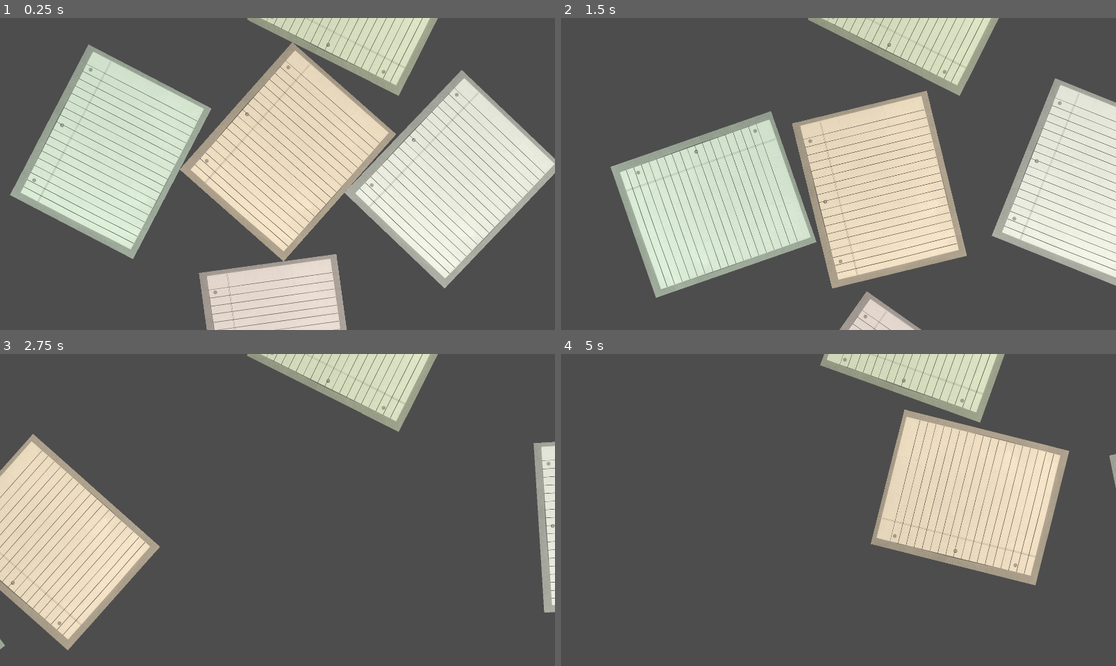
Above: before the commit, frames 1-4 (two rows, left to right).
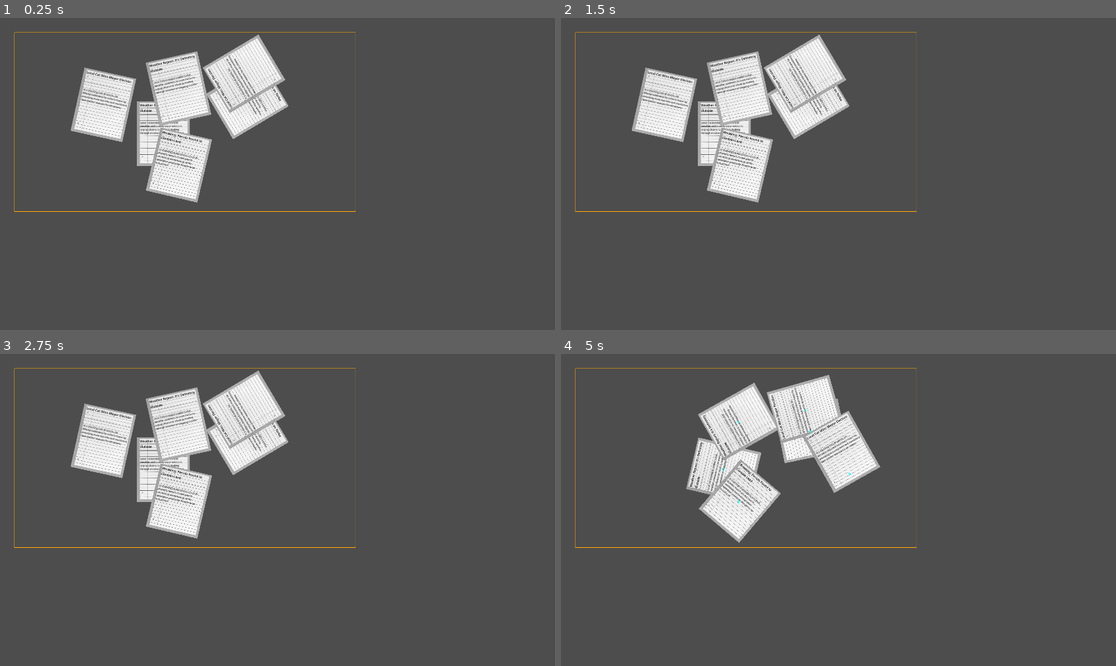
Above: after the commit, the same moments.

Repository: l33t5p34k3r/truth-lies-and-democracy
Game: Godot game, scene res://Scenes/paper_playground.tscn
Two runs of this game, one before a commit and one after it. Both use one fixed random seed, a clock stepped at 60 frames per second and the inputs below. This scene is started directly instead of the project's main scene.
Inputs (mouse positions are in pixels of both pictures, inside the frame that each line leads up to):
- Up to frame 1 (0.25 s): no input
- Up to frame 2 (1.5 s): tap Enter at 0.5 s; drag from (616, 74) to (849, 152) at 0.52 s; drag from (888, 192) to (694, 77) at 1.27 s
- Up to frame 3 (2.75 s): move the mouse to (66, 578) at 2.02 s; click (66, 578) at 2.17 s
- Up to frame 4 (5 s): drag from (810, 572) to (672, 463) at 2.77 s; move the mouse to (1005, 556) at 3.52 s; click (1005, 556) at 3.67 s; drag from (672, 463) to (844, 475) at 4.27 s

The runs differ from the first frame. In frame 1, 53% of the frame differs, in the area x 1-100%, y 0-100%; in frame 2, 49%; in frame 3, 28%; in frame 4, 27%.

Commit message:
Paper physics

Diff:
--- /dev/null
+++ b/fake_news_game_jam/Scenes/DebugDraw.gd
@@ -0,0 +1,150 @@
+# DebugDraw.gd - Global debug drawing system
+extends Node
+
+const DEBUG_ENABLED = true
+const VELOCITY_COLOR = Color.CYAN
+const FORCE_COLOR = Color.RED
+const IMPULSE_COLOR = Color.YELLOW
+const ACCELERATION_COLOR = Color.GREEN
+const POINT_COLOR = Color.MAGENTA
+
+var debug_lines: Array[Line2D] = []
+var debug_points: Array[Node2D] = []
+
+func _ready():
+	if not DEBUG_ENABLED:
+		return
+	set_process(true)
+
+func _process(_delta):
+	if not DEBUG_ENABLED:
+		return
+	clear_debug_lines()
+	clear_debug_points()
+
+func clear_debug_lines():
+	for line in debug_lines:
+		if is_instance_valid(line):
+			line.queue_free()
+	debug_lines.clear()
+
+func clear_debug_points():
+	for point in debug_points:
+		if is_instance_valid(point):
+			point.queue_free()
+	debug_points.clear()
+
+func draw_vector(start_pos: Vector2, vector: Vector2, color: Color = Color.WHITE, scale: float = 1.0, parent: Node2D = null):
+	if not DEBUG_ENABLED:
+		return
+
+	if parent == null:
+		parent = get_tree().current_scene
+
+	var line = Line2D.new()
+	line.width = 2.0
+	line.default_color = color
+	line.z_index = 100
+
+	var end_pos = start_pos + (vector * scale)
+	line.add_point(start_pos)
+	line.add_point(end_pos)
+
+	# Add arrowhead
+	if vector.length() > 0:
+		var arrow_size = 8.0
+		var direction = vector.normalized()
+		var perpendicular = Vector2(-direction.y, direction.x)
+
+		var arrow_point1 = end_pos - (direction * arrow_size) + (perpendicular * arrow_size * 0.5)
+		var arrow_point2 = end_pos - (direction * arrow_size) - (perpendicular * arrow_size * 0.5)
+
+		line.add_point(arrow_point1)
+		line.add_point(end_pos)
+		line.add_point(arrow_point2)
+
+	parent.add_child(line)
+	debug_lines.append(line)
+
+func draw_velocity(body: RigidBody2D, offset: Vector2 = Vector2.ZERO, scale: float = 0.1):
+	if not DEBUG_ENABLED:
+		return
+	draw_vector(body.global_position + offset, body.linear_velocity, VELOCITY_COLOR, scale, body.get_parent())
+
+func draw_force(start_pos: Vector2, force: Vector2, scale: float = 0.01, parent: Node2D = null):
+	if not DEBUG_ENABLED:
+		return
+	draw_vector(start_pos, force, FORCE_COLOR, scale, parent)
+
+func draw_impulse(start_pos: Vector2, impulse: Vector2, scale: float = 1.0, parent: Node2D = null):
+	if not DEBUG_ENABLED:
+		return
+	draw_vector(start_pos, impulse, IMPULSE_COLOR, scale, parent)
+
+func draw_acceleration(start_pos: Vector2, acceleration: Vector2, scale: float = 1.0, parent: Node2D = null):
+	if not DEBUG_ENABLED:
+		return
+	draw_vector(start_pos, acceleration, ACCELERATION_COLOR, scale, parent)
+
+func draw_point(pos: Vector2, color: Color = POINT_COLOR, size: float = 8.0, parent: Node2D = null):
+	if not DEBUG_ENABLED:
+		return
+
+	if parent == null:
+		parent = get_tree().current_scene
+
+	var point_marker = Node2D.new()
+	point_marker.position = pos
+	point_marker.z_index = 101
+
+	# Create cross-hair marker
+	var line1 = Line2D.new()
+	line1.width = 2.0
+	line1.default_color = color
+	line1.add_point(Vector2(-size, 0))
+	line1.add_point(Vector2(size, 0))
+
+	var line2 = Line2D.new()
+	line2.width = 2.0
+	line2.default_color = color
+	line2.add_point(Vector2(0, -size))
+	line2.add_point(Vector2(0, size))
+
+	# Create circle outline
+	var circle = Line2D.new()
+	circle.width = 1.5
+	circle.default_color = color
+	var segments = 16
+	for i in range(segments + 1):
+		var angle = (i * 2 * PI) / segments
+		var point = Vector2(cos(angle), sin(angle)) * size * 0.7
+		circle.add_point(point)
+
+	point_marker.add_child(line1)
+	point_marker.add_child(line2)
+	point_marker.add_child(circle)
+
+	parent.add_child(point_marker)
+	debug_points.append(point_marker)
+
+func draw_boundary(rect: Rect2, color: Color = Color.WHITE, parent: Node2D = null):
+	if not DEBUG_ENABLED:
+		return
+
+	if parent == null:
+		parent = get_tree().current_scene
+
+	var boundary_line = Line2D.new()
+	boundary_line.width = 2.0
+	boundary_line.default_color = color
+	boundary_line.z_index = 50
+
+	# Draw rectangle outline
+	boundary_line.add_point(rect.position)
+	boundary_line.add_point(Vector2(rect.position.x + rect.size.x, rect.position.y))
+	boundary_line.add_point(rect.position + rect.size)
+	boundary_line.add_point(Vector2(rect.position.x, rect.position.y + rect.size.y))
+	boundary_line.add_point(rect.position)  # Close the rectangle
+
+	parent.add_child(boundary_line)
+	debug_lines.append(boundary_line)
--- a/fake_news_game_jam/Scenes/paper.gd
+++ b/fake_news_game_jam/Scenes/paper.gd
@@ -17,56 +17,138 @@
 
 var is_being_dragged = false
 var drag_offset = Vector2.ZERO
+var glob_pos = Vector2.ZERO
+var mouse_pos_ = Vector2.ZERO
 var original_gravity_scale: float
 var input_area: Area2D
+var paper_size: Vector2
+
+var boundary_rect: Rect2 = Rect2(50, 50, 1180, 620)  # x, y, width, height
+var boundary_margin: float = 10.0  # Extra space for half paper size
+
+var news_headlines = [
+	"Local Cat Wins Mayor Election",
+	"Scientists Discover Coffee Beans Can Fly",
+	"Traffic Light Goes on Strike",
+	"Pizza Delivery Via Drone Causes Chaos",
+	"Weather Report: It's Definitely Outside",
+	"Breaking: Pencils Found to Contain Lead",
+	"Local Man Loses Keys in Own Pocket",
+	"Study Shows 100% of Studies Are Studies"
+]
+
+var news_content = [
+	"In a shocking turn of events, Mr. Whiskers defeated incumbent mayor by promising more nap time and mandatory laser pointer sessions for all citizens.",
+	"Researchers at the Institute of Caffeinated Sciences announced that coffee beans exhibit flight patterns when nobody is watching, explaining missing morning coffee.",
+	"The intersection's traffic light issued a formal complaint about working conditions, demanding better weather protection and longer lunch breaks.",
+	"Emergency services responded to seventeen reports of pizzas landing in unexpected locations after drone navigation systems confused 'delivery' with 'bombing run.'",
+	"Local meteorologist confirms that weather continues to occur outdoors, urging citizens to 'check by looking through windows or stepping outside.'",
+	"Archaeological expedition into desk drawers reveals ancient pencils containing mysterious graphite substance previously thought to be actual lead.",
+	"Area resident spent three hours searching for missing keys before discovering them in the very pocket he'd checked 47 times previously.",
+	"Groundbreaking meta-analysis confirms that research studies are indeed studies, revolutionizing the field of study identification and classification."
+]
+
 
 func _ready():
 	print("Paper created at position: ", position)
-
-	original_gravity_scale = gravity_scale
-	gravity_scale = 0
-
-	var sprite = Sprite2D.new()
-	sprite.texture = paper_texture
-	sprite.modulate = paper_color
-	add_child(sprite)
-
-	var collision_shape = CollisionShape2D.new()
-	var rect_shape = RectangleShape2D.new()
-
-	if paper_texture:
-		rect_shape.size = paper_texture.get_size()
-		print("Using texture size: ", rect_shape.size)
-	else:
-		rect_shape.size = Vector2(100, 140)
-		print("Using default size: ", rect_shape.size)
-
-	collision_shape.shape = rect_shape
-	add_child(collision_shape)
+	paper_size = $Sprite2D.texture.get_size() * $Sprite2D.scale.x
+	add_news_content()
+
+
+
+
+	#original_gravity_scale = gravity_scale
+	#gravity_scale = 0
+
+	#var sprite = Sprite2D.new()
+	#sprite.texture = paper_texture
+	#sprite.modulate = paper_color
+	#add_child(sprite)
+
+	#var collision_shape = CollisionShape2D.new()
+	#var rect_shape = RectangleShape2D.new()
+	#
+	#if paper_texture:
+		#rect_shape.size = paper_texture.get_size()
+		#print("Using texture size: ", rect_shape.size)
+	#else:
+		#rect_shape.size = Vector2(100, 140)
+		#print("Using default size: ", rect_shape.size)
+
+	#collision_shape.shape = rect_shape
+	#add_child(collision_shape)
 
 	# Create Area2D for input detection
-	input_area = Area2D.new()
-	var area_collision = CollisionShape2D.new()
-	var area_shape = RectangleShape2D.new()
-	area_shape.size = rect_shape.size
-	area_collision.shape = area_shape
-	input_area.add_child(area_collision)
-	add_child(input_area)
-
-	input_area.input_event.connect(_on_area_input_event)
-
-	linear_damp = 1.0
-	angular_damp = 0.1
+	#input_area = Area2D.new()
+	#var area_collision = CollisionShape2D.new()
+	#var area_shape = RectangleShape2D.new()
+	#area_shape.size = rect_shape.size
+	#area_collision.shape = area_shape
+	#input_area.add_child(area_collision)
+	#add_child(input_area)
+
+	#input_area.input_event.connect(_on_area_input_event)
+
+	#linear_damp = 1.0
+	#angular_damp = 0.1
 
 	print("Paper setup complete with Area2D input detection")
 
+
+func add_news_content():
+	var content_container = $Control
+	#content_container.size = paper_size
+	#content_container.position = Vector2(-paper_size.x * 0.5, -paper_size.y * 0.5)
+	#add_child(content_container)
+
+	var article_index = randi() % news_headlines.size()
+
+	# Headline
+	var headline = $Control/Label
+	headline.text = news_headlines[article_index]
+	#headline.position = Vector2(8, 8)
+	#headline.size = Vector2(paper_size.x - 16, 25)
+	headline.add_theme_font_size_override("font_size", 11)
+	headline.add_theme_color_override("font_color", Color.BLACK)
+	headline.autowrap_mode = TextServer.AUTOWRAP_WORD_SMART
+	headline.add_theme_stylebox_override("normal", create_headline_style())
+	#content_container.add_child(headline)
+
+	# Content
+	var content = $Control/RichTextLabel
+	content.text = news_content[article_index]
+	#content.position = Vector2(8, 38)
+	#content.size = Vector2(paper_size.x - 16, paper_size.y - 46)
+	content.add_theme_font_size_override("normal_font_size", 8)
+	content.add_theme_color_override("default_color", Color(0.2, 0.2, 0.2))
+	content.fit_content = true
+	content.bbcode_enabled = false
+	content.scroll_active = false
+	#content_container.add_child(content)
+
+func create_headline_style():
+	var style = StyleBoxFlat.new()
+	style.bg_color = Color.TRANSPARENT
+	style.border_width_bottom = 1
+	style.border_color = Color(0.3, 0.3, 0.3, 0.6)
+	return style
+
+
 func _on_area_input_event(viewport, event, shape_idx):
-	print("Area input event called! Event: ", event)
+	#print("Area input event called! Event: ", event)
 	if event is InputEventMouseButton and event.button_index == MOUSE_BUTTON_LEFT:
-		print("Mouse button left detected!")
+		#print("Mouse button left detected!")
+		glob_pos = global_position
+		mouse_pos_ = event.global_position
 		if event.pressed:
 			start_drag(event.global_position)
-		else:
+		#else:
+			#stop_drag()
+
+func _unhandled_input(event):
+	if is_being_dragged and event is InputEventMouseButton:
+		if event.button_index == MOUSE_BUTTON_LEFT and not event.pressed:
+			print("Global mouse release detected - stopping drag")
 			stop_drag()
 
 func start_drag(mouse_pos: Vector2):
@@ -85,7 +167,92 @@
 		var distance = direction.length()
 
 		if distance > 5.0:
-			var velocity = direction.normalized() * min(distance * 8.0, 1200.0)
+			var velocity = direction.normalized() * min(distance * 16.0, 2400.0)
 			linear_velocity = velocity
 		else:
 			linear_velocity = Vector2.ZERO
+		rotate_to_zero(_delta)
+
+
+	apply_boundary_constraints()
+
+	DebugDraw.draw_velocity(self, -drag_offset, 0.2)
+	DebugDraw.draw_boundary(boundary_rect, Color.ORANGE)
+	if is_being_dragged:
+		DebugDraw.draw_point(drag_offset, Color.RED)
+		DebugDraw.draw_point(mouse_pos_, Color.GREEN)
+		DebugDraw.draw_point(glob_pos, Color.CHARTREUSE)
+
+func _on_area_2d_input_event(viewport: Node, event: InputEvent, shape_idx: int) -> void:
+	_on_area_input_event(viewport, event, shape_idx)
+
+func rotate_to_zero(delta: float):
+	var target_rotation = 0.0
+	var rotation_strength = 40.0
+
+	var angle_diff = target_rotation - rotation
+
+	# Normalize angle difference to [-PI, PI]
+	while angle_diff > PI:
+		angle_diff -= 2 * PI
+	while angle_diff < -PI:
+		angle_diff += 2 * PI
+
+	print("inertia is ", inertia)
+	print("Angle diff: ", angle_diff, " Current rotation: ", rotation, " Angular velocity: ", angular_velocity)
+
+	# Apply torque to rotate toward zero
+	if abs(angle_diff) > 0.05:  # Small threshold to prevent jitter
+		var torque = angle_diff * rotation_strength
+		print("Applying torque: ", torque)
+		apply_torque(torque)
+	else:
+		# Apply damping when close to target to prevent oscillation
+		#var damping_torque = -angular_velocity * 10.0
+		#print("Applying damping torque: ", damping_torque)
+		#apply_torque(damping_torque)
+		var torque = angle_diff * (rotation_strength / 5)
+		print("Applying torque: ", torque)
+		apply_torque(torque)
+
+
+
+func apply_boundary_constraints():
+	# TODO: this is a pretty bad constraint
+	var half_size = paper_size * 0.5
+	var min_pos = boundary_rect.position + half_size
+	var max_pos = boundary_rect.position + boundary_rect.size - half_size
+
+	var new_position = global_position
+	var apply_force = false
+	var bounce_force = Vector2.ZERO
+
+	# Check X boundaries
+	if global_position.x < min_pos.x:
+		new_position.x = min_pos.x
+		if linear_velocity.x < 0:
+			bounce_force.x = -linear_velocity.x * 0.5
+		apply_force = true
+	elif global_position.x > max_pos.x:
+		new_position.x = max_pos.x
+		if linear_velocity.x > 0:
+			bounce_force.x = -linear_velocity.x * 0.5
+		apply_force = true
+
+	# Check Y boundaries
+	if global_position.y < min_pos.y:
+		new_position.y = min_pos.y
+		if linear_velocity.y < 0:
+			bounce_force.y = -linear_velocity.y * 0.5
+		apply_force = true
+	elif global_position.y > max_pos.y:
+		new_position.y = max_pos.y
+		if linear_velocity.y > 0:
+			bounce_force.y = -linear_velocity.y * 0.5
+		apply_force = true
+
+	# Apply corrections
+	if apply_force:
+		global_position = new_position
+		if not is_being_dragged:  # Only bounce when not being dragged
+			linear_velocity += bounce_force
--- /dev/null
+++ b/fake_news_game_jam/Scenes/paper.tscn
@@ -0,0 +1,56 @@
+[gd_scene load_steps=5 format=3 uid="uid://1sxa4t2y7xkv"]
+
+[ext_resource type="Script" uid="uid://bq64warrfgu6a" path="res://Scenes/paper.gd" id="1_c7gsp"]
+[ext_resource type="Texture2D" uid="uid://dr4y7sl7qxejj" path="res://Assets/images/1-04851-00_BL_Notebook_Paper_Punch_G.jpg" id="2_322pb"]
+
+[sub_resource type="RectangleShape2D" id="RectangleShape2D_yox0v"]
+size = Vector2(83, 99)
+
+[sub_resource type="RectangleShape2D" id="RectangleShape2D_4sl6c"]
+size = Vector2(169, 218)
+
+[node name="Paper" type="RigidBody2D"]
+input_pickable = true
+gravity_scale = 0.0
+inertia = 1.76
+linear_damp = 12.051
+angular_damp = 24.225
+script = ExtResource("1_c7gsp")
+
+[node name="Sprite2D" type="Sprite2D" parent="."]
+scale = Vector2(0.305, 0.305)
+texture = ExtResource("2_322pb")
+
+[node name="CollisionShape2D" type="CollisionShape2D" parent="."]
+position = Vector2(-0.5, -0.5)
+shape = SubResource("RectangleShape2D_yox0v")
+
+[node name="Area2D" type="Area2D" parent="."]
+
+[node name="CollisionShape2D" type="CollisionShape2D" parent="Area2D"]
+position = Vector2(0.5, -1)
+shape = SubResource("RectangleShape2D_4sl6c")
+
+[node name="Control" type="Control" parent="."]
+layout_mode = 3
+anchors_preset = 0
+offset_left = -81.0
+offset_top = -106.0
+offset_right = 82.0
+offset_bottom = 101.0
+mouse_filter = 2
+
+[node name="Label" type="Label" parent="Control"]
+layout_mode = 0
+offset_right = 164.0
+offset_bottom = 42.0
+
+[node name="RichTextLabel" type="RichTextLabel" parent="Control"]
+layout_mode = 0
+offset_left = 2.0
+offset_top = 62.0
+offset_right = 164.0
+offset_bottom = 207.0
+mouse_filter = 2
+
+[connection signal="input_event" from="Area2D" to="." method="_on_area_2d_input_event"]
--- a/fake_news_game_jam/Scenes/paper_playground.gd
+++ b/fake_news_game_jam/Scenes/paper_playground.gd
@@ -4,25 +4,13 @@
 @export var paper_textures: Array[Texture2D]
 @export var paper_count: int = 5
 
+@onready var paper_scene = preload("res://Scenes/paper.tscn")
+
 var papers: Array[Paper] = []
 
 func _ready():
-	setup_camera()
-	#create_background()
 	spawn_papers()
 
-func setup_camera():
-	var camera = Camera2D.new()
-	camera.position = Vector2(640, 360)
-	camera.zoom = Vector2(0.8, 0.8)
-	add_child(camera)
-
-func create_background():
-	var background = ColorRect.new()
-	background.size = Vector2(2000, 1500)
-	background.position = Vector2(-360, -390)
-	background.color = Color(0.2, 0.15, 0.1, 1.0)
-	add_child(background)
 
 func spawn_papers():
 	var container = Node2D.new()
@@ -32,10 +20,11 @@
 	print("Spawning ", paper_count, " papers")
 
 	for i in range(paper_count):
-		var paper = Paper.new()
-
-		if paper_textures.size() > 0:
-			paper.paper_texture = paper_textures[i % paper_textures.size()]
+		var paper = paper_scene.instantiate()
+		#var paper = Paper.new()
+		#
+		#if paper_textures.size() > 0:
+			#paper.paper_texture = paper_textures[i % paper_textures.size()]
 
 		paper.paper_color = Color(
 			randf_range(0.9, 1.0),
--- a/fake_news_game_jam/Scenes/paper_playground.tscn
+++ b/fake_news_game_jam/Scenes/paper_playground.tscn
@@ -1,8 +1,8 @@
 [gd_scene load_steps=4 format=3 uid="uid://33frnk6f5jem"]
 
 [ext_resource type="Script" uid="uid://bo2tkdvc0iknc" path="res://Scenes/paper_playground.gd" id="1_onxtm"]
-[ext_resource type="Script" uid="uid://bq64warrfgu6a" path="res://Scenes/paper.gd" id="2_ev6ug"]
 [ext_resource type="Texture2D" uid="uid://dr4y7sl7qxejj" path="res://Assets/images/1-04851-00_BL_Notebook_Paper_Punch_G.jpg" id="2_vqhyn"]
+[ext_resource type="PackedScene" uid="uid://1sxa4t2y7xkv" path="res://Scenes/paper.tscn" id="3_ev6ug"]
 
 [node name="PaperPlayground" type="Node2D"]
 script = ExtResource("1_onxtm")
@@ -10,9 +10,9 @@
 
 [node name="PaperContainer" type="Node2D" parent="."]
 
-[node name="Paper" type="RigidBody2D" parent="PaperContainer"]
-input_pickable = true
-lock_rotation = true
-script = ExtResource("2_ev6ug")
+[node name="Paper" parent="PaperContainer" instance=ExtResource("3_ev6ug")]
+position = Vector2(565, 400)
+inertia = 0.97
+angular_damp = 1.0
 
 [node name="DragHandler" type="Node2D" parent="."]
--- a/fake_news_game_jam/project.godot
+++ b/fake_news_game_jam/project.godot
@@ -15,6 +15,10 @@
 config/features=PackedStringArray("4.4", "GL Compatibility")
 config/icon="res://icon.svg"
 
+[autoload]
+
+DebugDraw="*res://Scenes/DebugDraw.gd"
+
 [display]
 
 window/size/viewport_width=1920
Not shown, added: fake_news_game_jam/Scenes/DebugDraw.gd.uid
